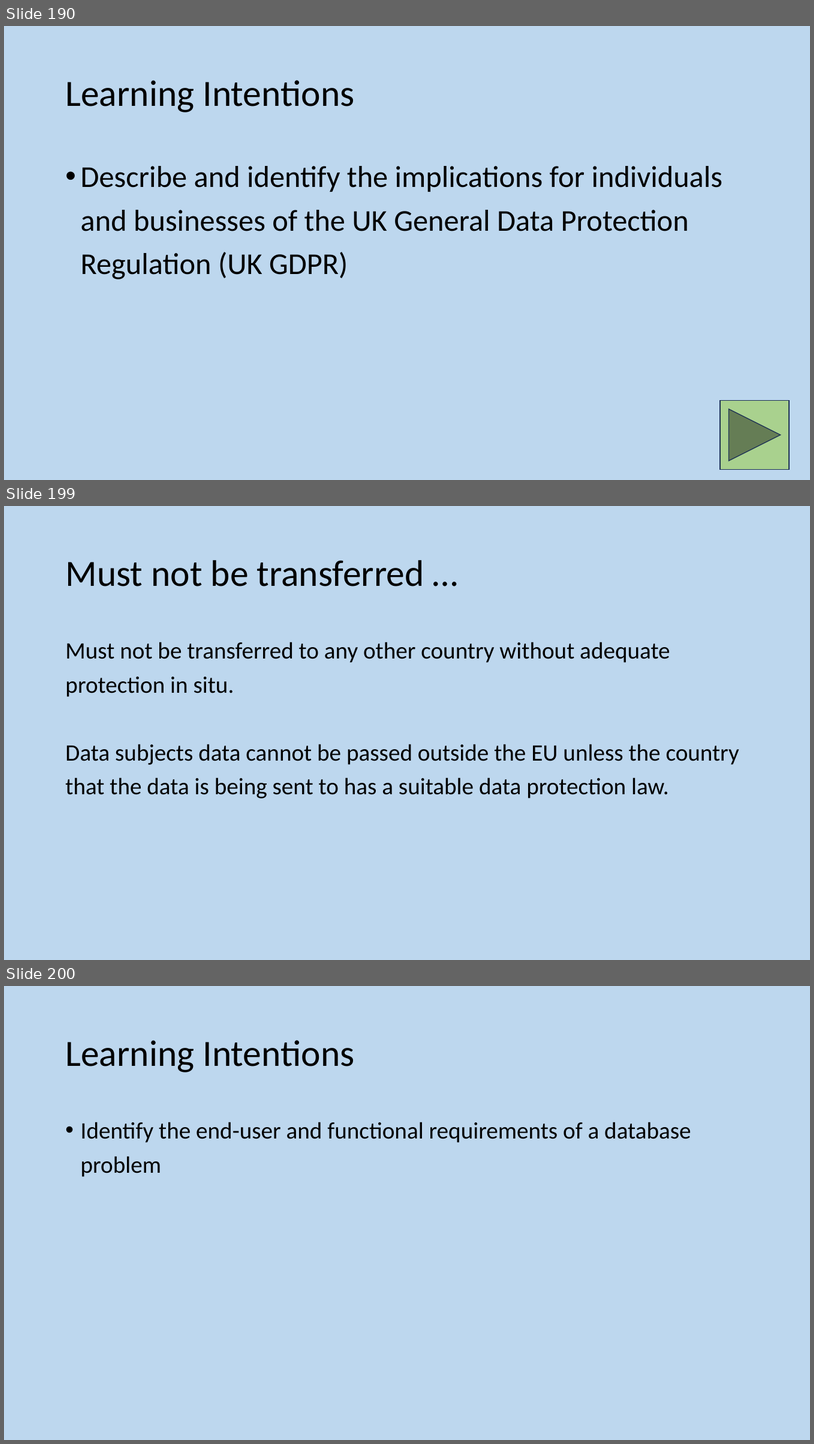
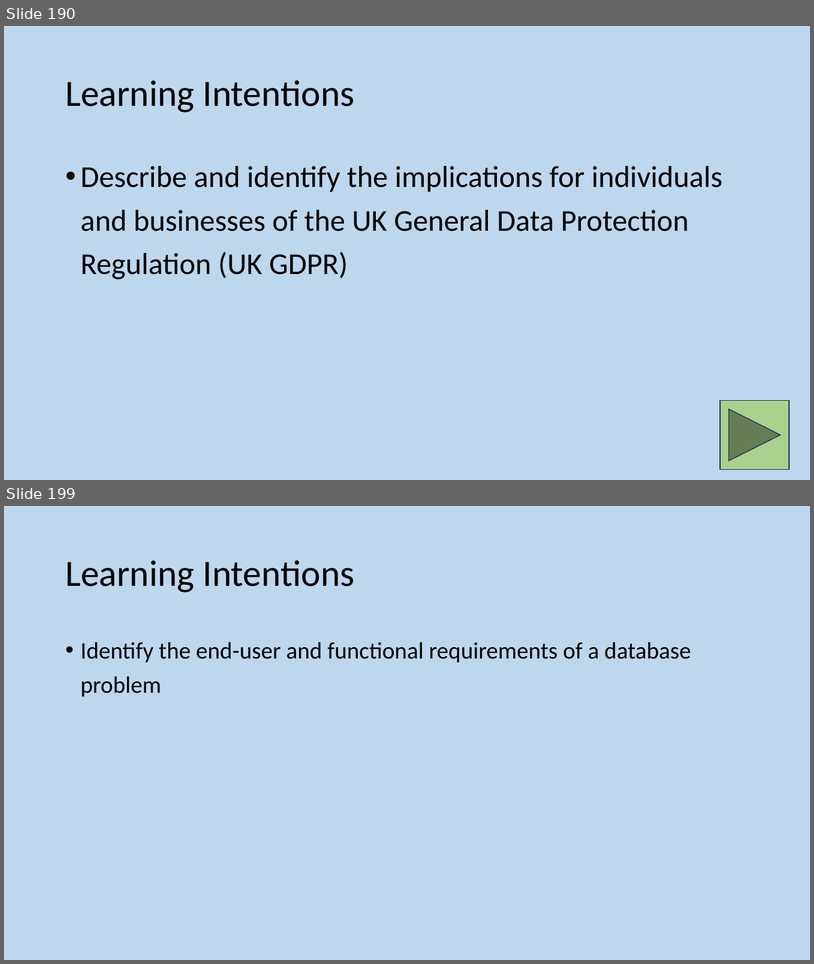
Before and after one commit to MrFriendCS/MrFriendCS.github.io, a slide deck: n5/ddd/N5 CS DDD Slides.pptx. Shown one above the other, each under a label of ours: slides 190, 199 and 200 before the commit, slides 190 and 199 after it; the slides between them are not shown. The pictures are 814x1444 and 814x964 pixels, drawn with LibreOffice and Linux fonts; fonts in the diff are those of the drawing. Boxes give left, top, right and bottom in pixels: in the first picture for what was removed or moved away, otherwise in the second. Text is boxed around its words. In the diff, an @@ line names an element or a change of style, - is before the commit and + after.

```diff
--- a/n5/ddd/N5 CS DDD Slides.pptx
+++ b/n5/ddd/N5 CS DDD Slides.pptx
@@ slide 199 removed at [4,506,810,960], background #BDD7EE @@
@@ title removed at [65,560,425,586] @@
-Must not be transferred …
@@ text removed at [65,642,740,798] @@
-Must not be transferred to any other country without adequate protection in situ.
-Data subjects data cannot be passed outside the EU unless the country that the data is being sent to has a suitable data protection law.
@@ what was slide 200 is now slide 199 @@
```
Also in this commit, not shown: 8 slides changed, 1 slide added, 1 other slide removed, 1 other file.
